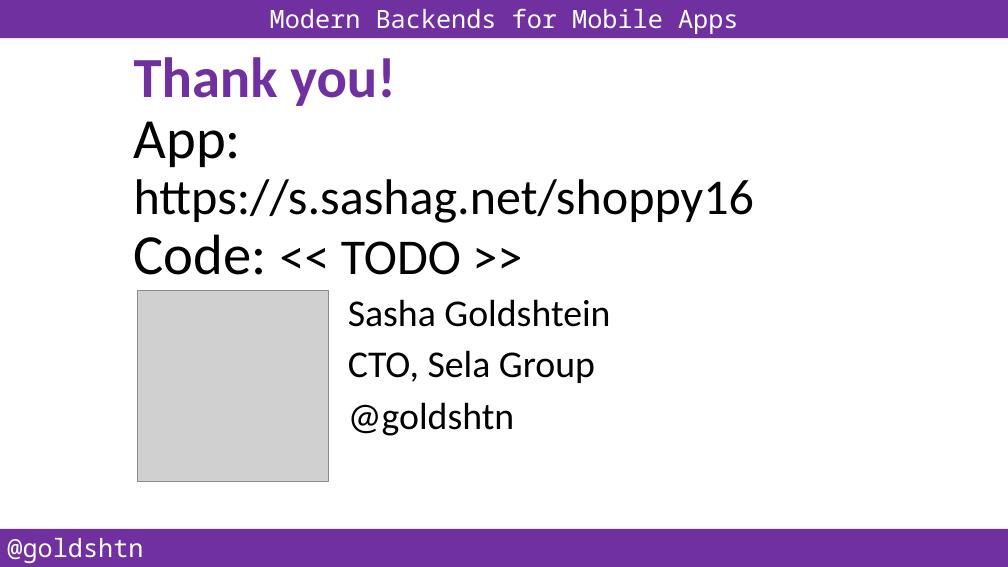
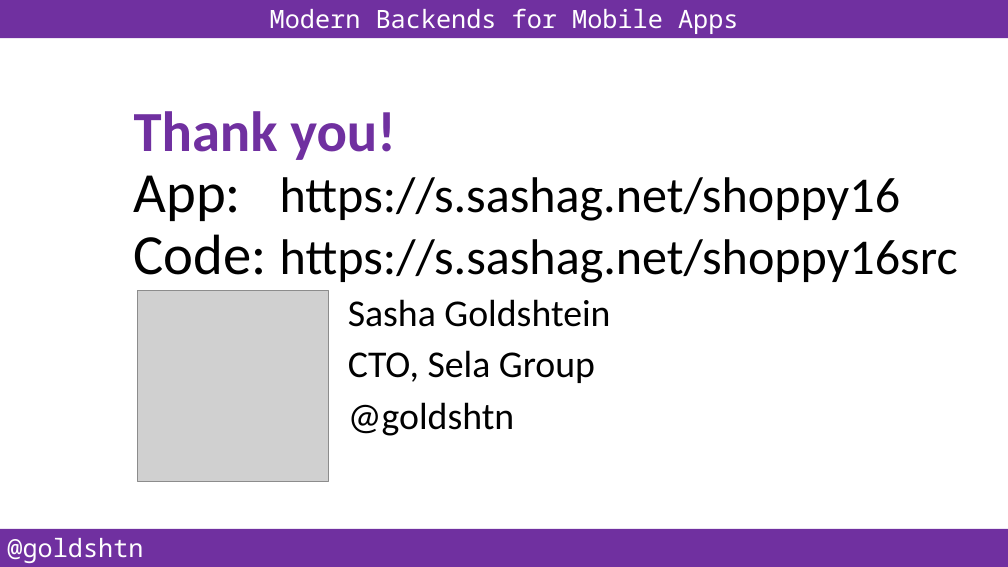
Before and after one commit to goldshtn/shoppinglist-ams, a slide deck: slide 15 of Modern_backends_for_mobile_apps.pptx. Drawn at 1008x567 pixels with LibreOffice and Linux fonts; fonts in the diff are those of the drawing; grey boxes stand for pictures. Boxes give left, top, right and bottom in pixels: in the first picture for what was removed or moved away, otherwise in the second. Text is boxed around its words. In the diff, an @@ line names an element or a change of style, - is before the commit and + after.

Commit message:
Updated slides with link to repo

```diff
--- a/Modern_backends_for_mobile_apps.pptx
+++ b/Modern_backends_for_mobile_apps.pptx
@@ title at [134, 111, 958, 283]: text changed @@
-Thank you!
-App: https://s.sashag.net/shoppy16
-Code: << TODO >>
+Thank you!
+App: https://s.sashag.net/shoppy16
+Code: https://s.sashag.net/shoppy16src
```
